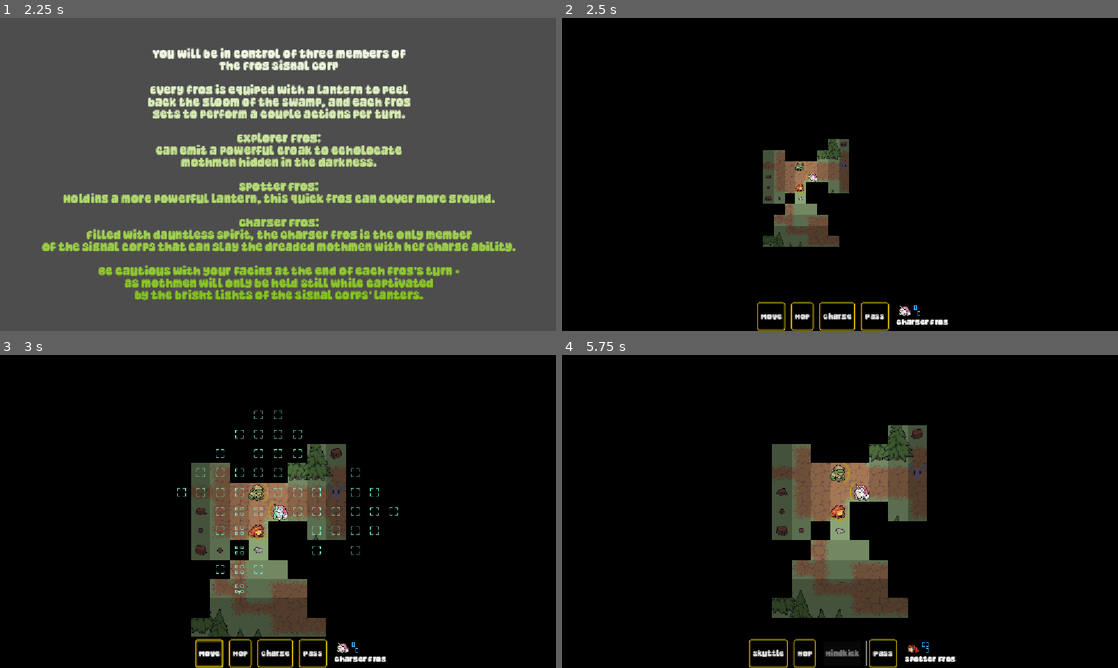
Above: before the commit, frames 1-4 (two rows, left to right).
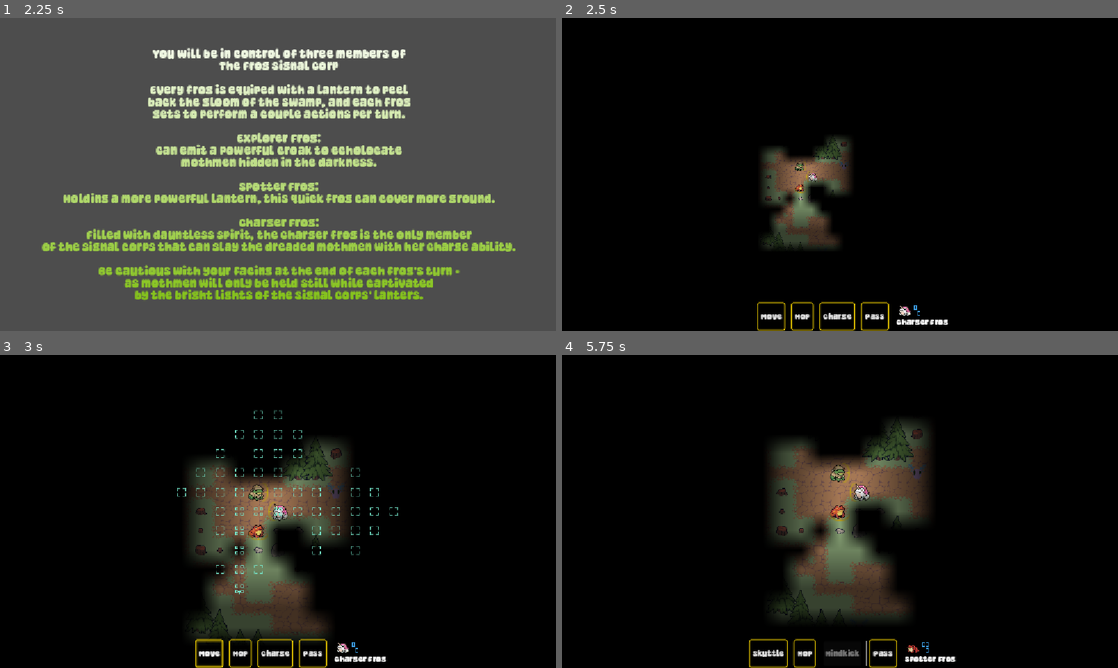
Above: after the commit, the same moments.

Repository: Habidakus/wild-jam-98-signal
Game: Godot game, scene res://scenes/main.tscn
Two runs of this game, one before a commit and one after it. Both use one fixed random seed, a clock stepped at 60 frames per second and the inputs below.
Inputs (mouse positions are in pixels of both pictures, inside the frame that each line leads up to):
- Up to frame 1 (2.25 s): tap Enter at 0.5 s; move the mouse to (400, 158) at 0.52 s; click (400, 158) at 0.67 s; click "Play" at 1.25 s; tap Space at 2 s; move the mouse to (166, 190) at 2.02 s; click (166, 190) at 2.17 s
- Up to frame 2 (2.5 s): no input
- Up to frame 3 (3 s): click "Move" at 2.75 s
- Up to frame 4 (5.75 s): click "Hop" at 3.5 s; click "Charge" at 4.25 s; click "Pass" at 5 s

Frame 1 is identical in both runs. In frame 2, 1.7% of the frame differs, in the area x 36-52%, y 37-74%; in frame 3, 5.2%; in frame 4, 5.3%, in the area x 37-66%, y 20-85%.

Commit message:
First pass at having the fog-of-war not be quite so jagged

Diff:
--- a/scenes/sms_play.tscn
+++ b/scenes/sms_play.tscn
@@ -36,7 +36,15 @@
 
 [node name="FogOfWarLayer" type="TileMapLayer" parent="." unique_id=318256740]
 unique_name_in_owner = true
+visible = false
 tile_set = ExtResource("3_nw82y")
+
+[node name="FogOfWarRect" type="TextureRect" parent="." unique_id=1587390236]
+unique_name_in_owner = true
+layout_mode = 0
+offset_right = 40.0
+offset_bottom = 40.0
+mouse_filter = 2
 
 [node name="AbilityLayer" type="TileMapLayer" parent="." unique_id=1646719952]
 unique_name_in_owner = true
--- a/scripts/resources/mechanisms/mech_lantern.gd
+++ b/scripts/resources/mechanisms/mech_lantern.gd
@@ -45,8 +45,8 @@
 	if _ability.trigger == Ability.AbilityTrigger.INVOKED:
 		_play.reduce_action_points(_ability.ap_cost)
 
-	var fog_layer: TileMapLayer = _play.get_fog_of_war_layer()
-	var ug_map_loc: Vector2i = fog_layer.local_to_map(_ug.position)
+	var terrain_layer: TileMapLayer = _play.get_terrain_layer()
+	var ug_map_loc: Vector2i = terrain_layer.local_to_map(_ug.position)
 	var unit_facing: Vector2i = _play.get_unit_facing(_ug)
 	_generate_light_cones(ug_map_loc, unit_facing)
 	return true
--- a/scripts/sms_play.gd
+++ b/scripts/sms_play.gd
@@ -20,7 +20,7 @@
 var _start_spot: Vector2i = Vector2i.MIN
 var _end_spot: Vector2i = Vector2i.MIN
 var _unit_list: Array[Array] = []
-var _fog_of_war_source_id: int = 0
+#var _fog_of_war_source_id: int = 0
 var _import_terrain: TileMapLayer
 var _heroes: Array[Unit]
 var _victory_state: String
@@ -86,7 +86,7 @@
 	_start_spot = Vector2i.MIN
 	_end_spot = Vector2i.MIN
 	_unit_list = []
-	_fog_of_war_source_id = 0
+	#_fog_of_war_source_id = 0
 
 	#var noise: FastNoiseLite = FastNoiseLite.new()
 	#noise.noise_type = FastNoiseLite.TYPE_SIMPLEX # FastNoiseLite.TYPE_PERLIN
@@ -141,11 +141,11 @@
 	#var import_terrain: TileMapLayer = import_terrain_ps.instantiate()
 	(%TerrainLayer as TileMapLayer).clear()
 	(%TerrainLayer as TileMapLayer).tile_set = _import_terrain.tile_set
-	(%FogOfWarLayer as TileMapLayer).tile_set.tile_size = _import_terrain.tile_set.tile_size
-	if _import_terrain.tile_set.tile_size.x == 16:
-		_fog_of_war_source_id = 0
-	elif _import_terrain.tile_set.tile_size.x == 32:
-		_fog_of_war_source_id = 1
+	#(%FogOfWarLayer as TileMapLayer).tile_set.tile_size = _import_terrain.tile_set.tile_size
+	#if _import_terrain.tile_set.tile_size.x == 16:
+		#_fog_of_war_source_id = 0
+	#elif _import_terrain.tile_set.tile_size.x == 32:
+		#_fog_of_war_source_id = 1
 	#(%FogOfWarLayer as TileMapLayer).tile_set.get_source(0).texture_region_size = import_terrain.tile_set.tile_size
 	(%AbilityLayer as TileMapLayer).tile_set.tile_size = _import_terrain.tile_set.tile_size
 	_walls.clear()
@@ -221,6 +221,16 @@
 		for spawn_spot: Vector2i in loot_locs:
 			_add_mothman_near(spawn_spot)
 
+	_fog_of_war_image = Image.create(_max_x, _max_y, false, Image.FORMAT_RGBA8)
+	_fog_of_war_image.fill(_color_full_black)
+	_fog_of_war_texture = ImageTexture.create_from_image(_fog_of_war_image)
+	var tile_size: Vector2i = get_terrain_layer().tile_set.tile_size
+	var top_left_pixel: Vector2 = get_terrain_layer().map_to_local(Vector2i.ZERO) - Vector2(tile_size) / 2.0
+	var total_pixel_size: Vector2 = Vector2(_max_x, _max_y) * Vector2(tile_size)
+	%FogOfWarRect.position = top_left_pixel
+	%FogOfWarRect.size = total_pixel_size
+	%FogOfWarRect.texture = _fog_of_war_texture
+
 	_update_fog_of_war()
 
 
@@ -438,8 +448,8 @@
 	return %AbilityLayer
 
 
-func get_fog_of_war_layer() -> TileMapLayer:
-	return %FogOfWarLayer
+#func get_fog_of_war_layer() -> TileMapLayer:
+	#return %FogOfWarLayer
 
 
 func get_terrain_layer() -> TileMapLayer:
@@ -643,9 +653,11 @@
 
 
 func _is_map_loc_in_light(map_loc: Vector2i) -> bool:
-	return %FogOfWarLayer.get_cell_atlas_coords(map_loc).x < 3
+	return _fog_of_war_image.get_pixel(map_loc.x, map_loc.y).a < _color_has_seen.a
+
+
 func _is_map_loc_completely_dark(map_loc: Vector2i) -> bool:
-	return %FogOfWarLayer.get_cell_atlas_coords(map_loc).x == 4
+	return _fog_of_war_image.get_pixel(map_loc.x, map_loc.y).a > _color_has_seen.a
 
 
 func _try_get_path_direct_travel(start: Vector2i, end: Vector2i, search_range: int, ignore_nodes: Array[Node], avoid_light: bool, fly: bool) -> Array[Vector2i]:
@@ -814,17 +826,22 @@
 	%PlayerControlls.show()
 	_update_fog_of_war()
 
-
+var _fog_of_war_image: Image
+var _fog_of_war_texture: ImageTexture
+const _color_full_black: Color = Color(0, 0, 0, 1)
+const _color_has_seen: Color = Color(0,0,0,0.8)
+const _color_far: Color = Color(0,0,0,0.6)
+const _color_medium: Color = Color(0,0,0,0.4)
+const _color_close: Color = Color(0,0,0,0.2)
+const _color_full_bright: Color = Color(0, 0, 0, 0)
 func _update_fog_of_war(extra_fullbright: Array[Vector2i] = []) -> void:
-	%FogOfWarLayer.clear()
-	for x in range(-1, _max_x + 1):
-		for y in range(-1, _max_y + 1):
+	for x in range(0, _max_x):
+		for y in range(0, _max_y):
 			var coord: int = x * _max_y + y
-			var map_loc: Vector2i = Vector2i(x, y)
 			if _seen_cells.has(coord):
-				%FogOfWarLayer.set_cell(map_loc, _fog_of_war_source_id, Vector2i(3,0)) # five sixths
+				_fog_of_war_image.set_pixel(x, y, _color_has_seen)
 			else:
-				%FogOfWarLayer.set_cell(map_loc, _fog_of_war_source_id, Vector2i(4,0)) # full
+				_fog_of_war_image.set_pixel(x, y, _color_full_black)
 	for entry: Array in _unit_list:
 		var unit_graphic: UnitGraphic = entry[0] as UnitGraphic
 		for ability: Ability in unit_graphic.get_abilities():
@@ -833,25 +850,26 @@
 				if not ability.imech.try_invoke():
 					print("Why did %s fail to invoke?" % [ability.ability_name])
 	for fullbright: Vector2i in extra_fullbright:
-		%FogOfWarLayer.erase_cell(fullbright)
+		_fog_of_war_image.set_pixel(fullbright.x, fullbright.y, _color_full_bright)
+	_fog_of_war_texture.update(_fog_of_war_image)
+	%FogOfWarRect.texture = _fog_of_war_texture
 
 
 func update_light_level(map_loc: Vector2i, amount_of_darkness: float) -> void:
 	if amount_of_darkness < 1.0:
 		_seen_cells[map_to_coord(map_loc)] = true
+	var new_color: Color = _color_far
 	if amount_of_darkness <= 0.25:
-		%FogOfWarLayer.erase_cell(map_loc)
-		return
-	var darkness_x: int = 2 # one half
-	if amount_of_darkness <= 0.5:
-		darkness_x = 0 # one sixth
+		new_color = _color_full_bright
+	elif amount_of_darkness <= 0.5:
+		new_color = _color_close
 	elif amount_of_darkness <= 0.75:
-		darkness_x = 1 # one third
-	var current_darkness_x: int = get_fog_of_war_layer().get_cell_atlas_coords(map_loc).x
-	if current_darkness_x < darkness_x:
+		new_color = _color_medium
+	var current_alpha: float = _fog_of_war_image.get_pixel(map_loc.x, map_loc.y).a
+	if current_alpha < new_color.a:
 		# don't increase darkness if someone else is illuminating this more
 		return
-	%FogOfWarLayer.set_cell(map_loc, _fog_of_war_source_id, Vector2i(darkness_x,0))
+	_fog_of_war_image.set_pixel(map_loc.x, map_loc.y, new_color)
 
 
 func _place_object(node: Node2D, map_loc: Vector2i) -> void:
